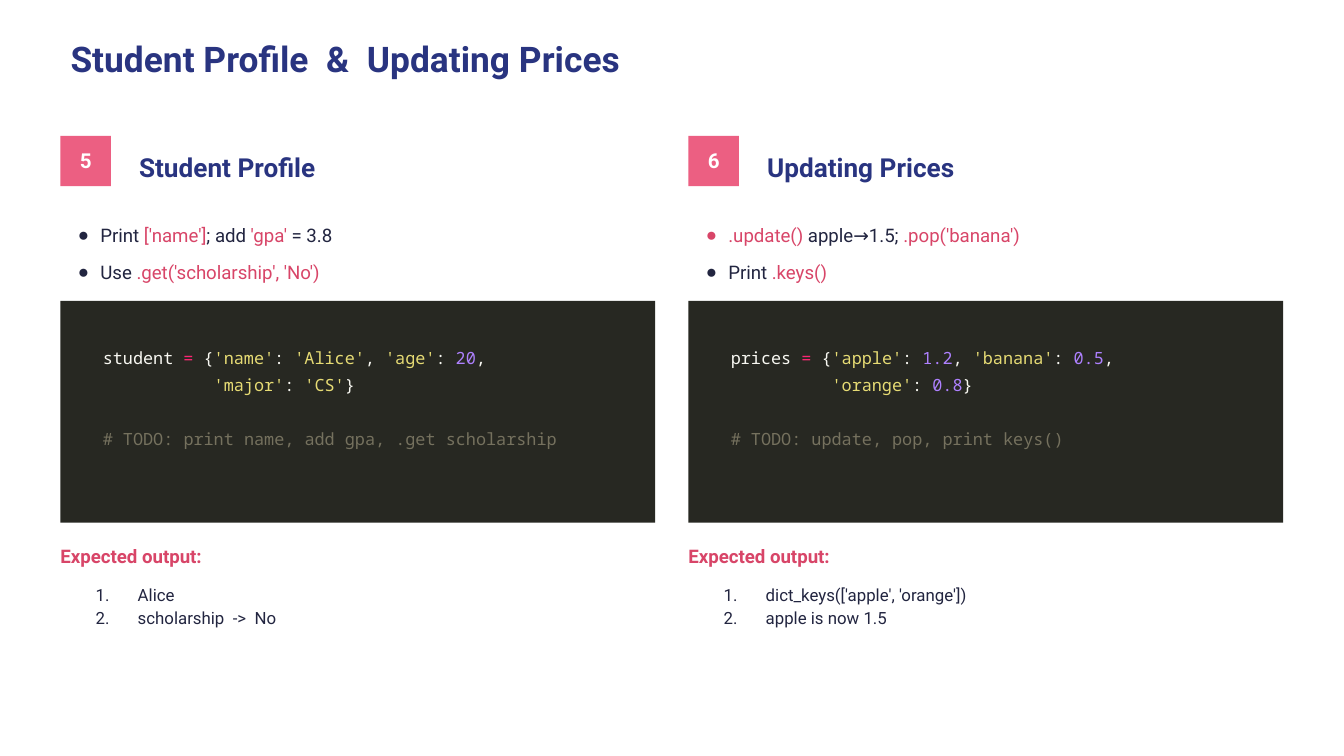
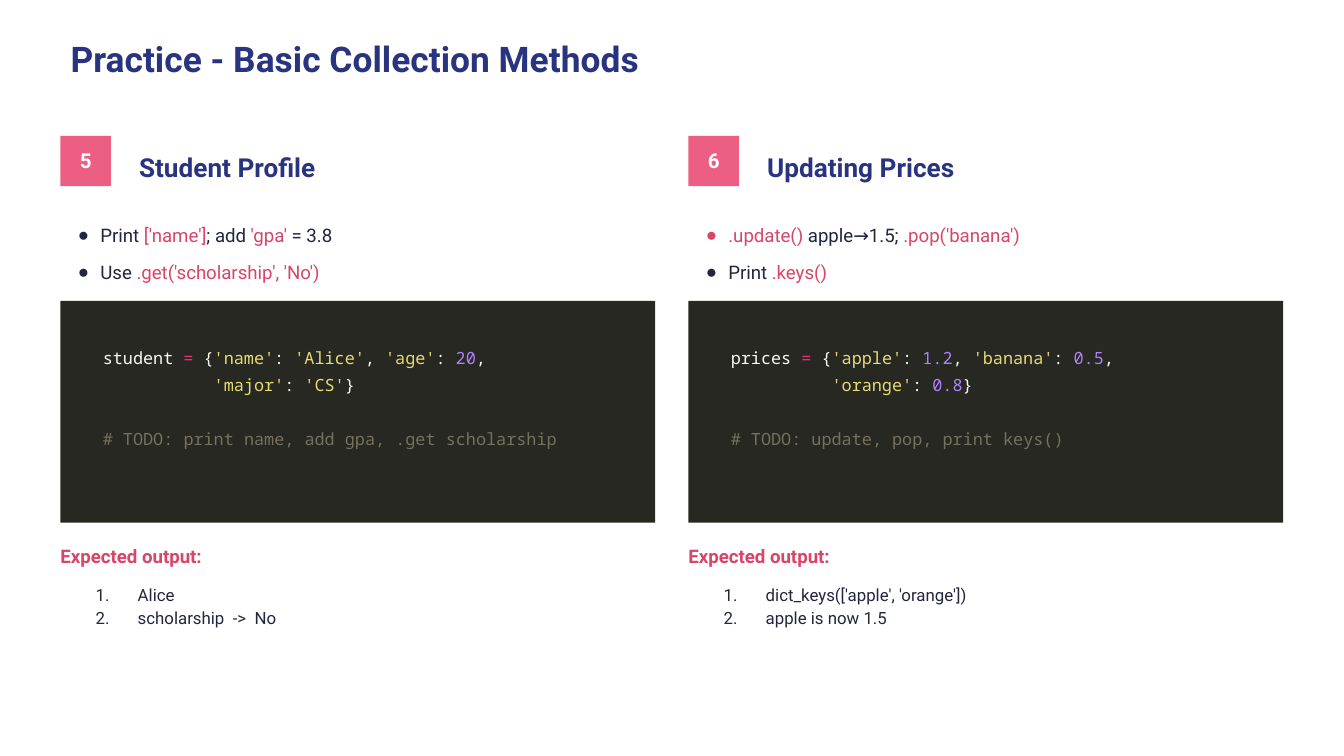
Before and after one commit to wg-training/wg-python-for-data-science-fundamental, a slide deck: slide 29 of slides/07 - Collections Data Types.pptx. Drawn at 1344x756 pixels with LibreOffice and Linux fonts; fonts in the diff are those of the drawing. Boxes give left, top, right and bottom in pixels: in the first picture for what was removed or moved away, otherwise in the second. Text is boxed around its words. In the diff, an @@ line names an element or a change of style, - is before the commit and + after.

Commit message:
feat: add Functions slides and update Collections and Loop presentation materials

```diff
--- a/slides/07 - Collections Data Types.pptx
+++ b/slides/07 - Collections Data Types.pptx
@@ title at (x1=71, y1=45, x2=639, y2=73): text changed @@
-Student Profile & Updating Prices
+Practice - Basic Collection Methods
```
Also in this commit, not shown: 6 other slides changed, 5 other files.
